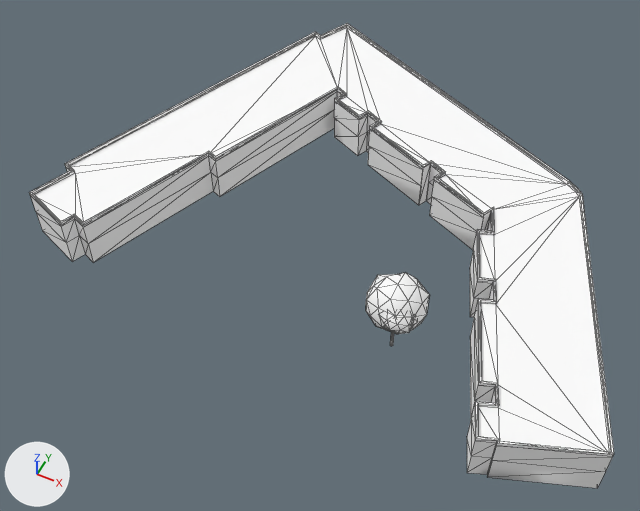
A saved change to the glTF model cities/arlov-borggatan/pack/tiles/c-16_-1.glb.
The view is the same before and after, from a camera (50 mm lens) standing at (-877.2, -113.8, 96.8) and looking at (-916.3, -35.7, -0.9). Every picture has the same lights, and +X, +Y and +Z are marked at lower left. The picture after the commit comes second. Mesh edges are drawn as thin lines on the coarser meshes. Where no turn or scale is listed for an object, it has been applied to the vertices. Vertices at exactly the same position are counted once.

In view in the first picture: 'SM_Building_w112012561', 'SM_Trees_-16_-1'.
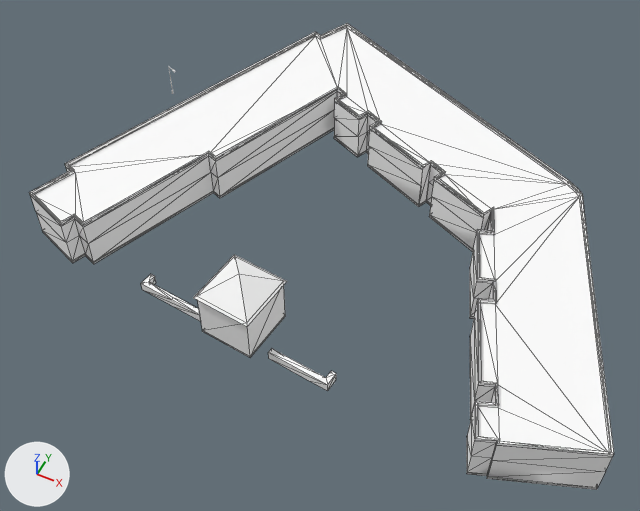
The newer file is also turned or shifted as a whole; pictures and numbers use the older file's frame.

Boxes [x1, y1, x2, y2] around the edits, measured in the pictures (640 x 511 px):
'SM_Building_w112012561', reshaped: before [29, 23, 614, 488]; after [29, 23, 614, 490]
'SM_Building_w208846770', added: after [193, 255, 287, 356]
    faces in mat_m_roof_metal_black (white #ffffff): [193, 255, 287, 327]
    faces in mat_m_wall_wood_falu_upper (white #ffffff): [197, 259, 285, 356]
'SM_Trees_-16_-1', deleted: before [366, 273, 429, 346]
    faces in mat_m_leaf (white #ffffff): [366, 273, 429, 334]
'SM_Wall_Hedge_-16_-1', added: after [141, 274, 336, 391]
part 1 of me_sm_building_w112012561, added: after [43, 129, 597, 490]
part 2 of me_sm_building_w112012561, added: after [202, 316, 285, 357]

Edits to the bpy script that builds the scene:
```text
Change me_sm_building_w112012561:
    verts and faces of me_sm_building_w112012561; kept vertices keep their numbers, new ones are numbered from 246
    remove me_sm_building_w112012561.from_pydata(...)  # 246 vertices, 429 faces; spans x -42.8..42.8, y -34.0..34.0, z -4.0..4.0
    add me_sm_building_w112012561.from_pydata(...)  # 336 vertices, 519 faces; spans x -42.8..42.8, y -34.0..34.0, z -4.3..4.0
    me_sm_building_w112012561 part 1: a new loose piece of 82 vertices spanning x -42.8..42.8, y -34.0..34.0, z -4.3..-3.9, in mat_m_concrete (white #ffffff)
    me_sm_building_w112012561 part 2
    add verts[246] = (-10.5, -21.9, -4.1)
    add verts[247] = (-10.5, -21.9, -3.7)
    add verts[248] = (-11.4, -30.1, -4.1)  # pixel (202, 331)
    add verts[249] = (-11.4, -30.1, -3.7)  # pixel (202, 329)
    add for new, old in zip([*range(250, 254)], [*range(246, 250)]): verts[new] = verts[old] + (8.0, -0.9, 0.0)
    add faces += [(246, 247, 250), (247, 251, 250), (246, 248, 249), (246, 249, 247), (248, 252, 253), (248, 253, 249)]  # mat_m_concrete (white #ffffff)
    add faces += [(250, 251, 252), (251, 253, 252)]  # mat_m_concrete (white #ffffff)
    add me_sm_building_w112012561.materials.append(mat_m_concrete)  # white #ffffff
Add me_sm_building_w208846770:
    me_sm_building_w208846770.from_pydata([(4.44, 3.66, -5.17), (-3.53, 4.54, -5.17), (-3.53, 4.54, 2.28), (4.44, 3.66, 2.28), (-4.44, -3.66, -5.17), (-4.44, -3.66, 2.28), (3.53, -4.55, -5.17), (3.53, -4.55, 2.28), (-3.84, 4.94, 2.03), (-4.83, -3.97, 2.03), (0.0, 0.0, 5.17), (3.84, -4.94, 2.03), (4.83, 3.97, 2.03)], [], [(0, 1, 2), (0, 2, 3), (1, 4, 5), (1, 5, 2), (4, 6, 7), (4, 7, 5), (6, 0, 3), (6, 3, 7), (8, 9, 10), (9, 11, 10), (11, 12, 10), (12, 8, 10)])
    for i in [*range(8, 12)]: me_sm_building_w208846770.polygons[i].material_index = 1
    me_sm_building_w208846770.materials.append(mat_m_wall_wood_falu_upper)  # white #ffffff
    me_sm_building_w208846770.materials.append(mat_m_roof_metal_black)  # white #ffffff
Remove ob_sm_trees__16__1:
    ob_sm_trees__16__1 = bpy.data.objects.new('SM_Trees_-16_-1', me_sm_trees__16__1)
Add ob_sm_wall_hedge__16__1:
    ob_sm_wall_hedge__16__1 = bpy.data.objects.new('SM_Wall_Hedge_-16_-1', me_sm_wall_hedge__16__1)  # 40 vertices, 54 faces; spans x -15.5..15.5, y -2.7..2.7, z -0.8..0.8; in mat_m_hedge (white #ffffff)
    ob_sm_wall_hedge__16__1.location = (-920.0, -54.0, 0.6)
Add ob_sm_building_w208846770:
    ob_sm_building_w208846770 = bpy.data.objects.new('SM_Building_w208846770', me_sm_building_w208846770)
    ob_sm_building_w208846770.location = (-919.7, -52.0, 5.1)
```
